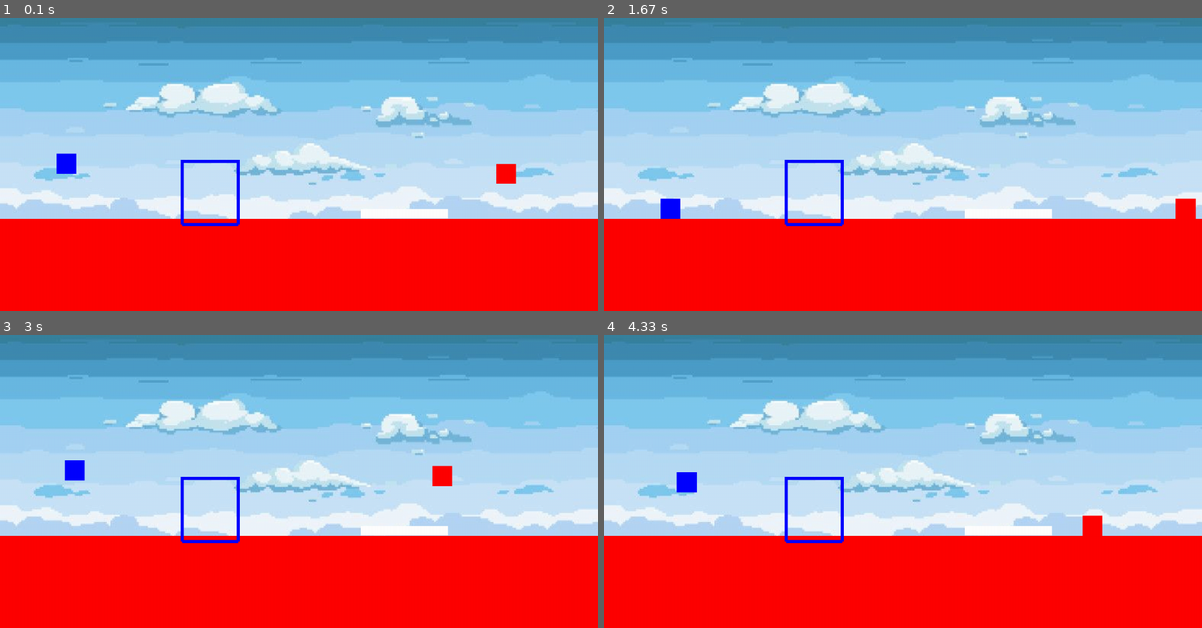
Above: before the commit, frames 1-4 (two rows, left to right).
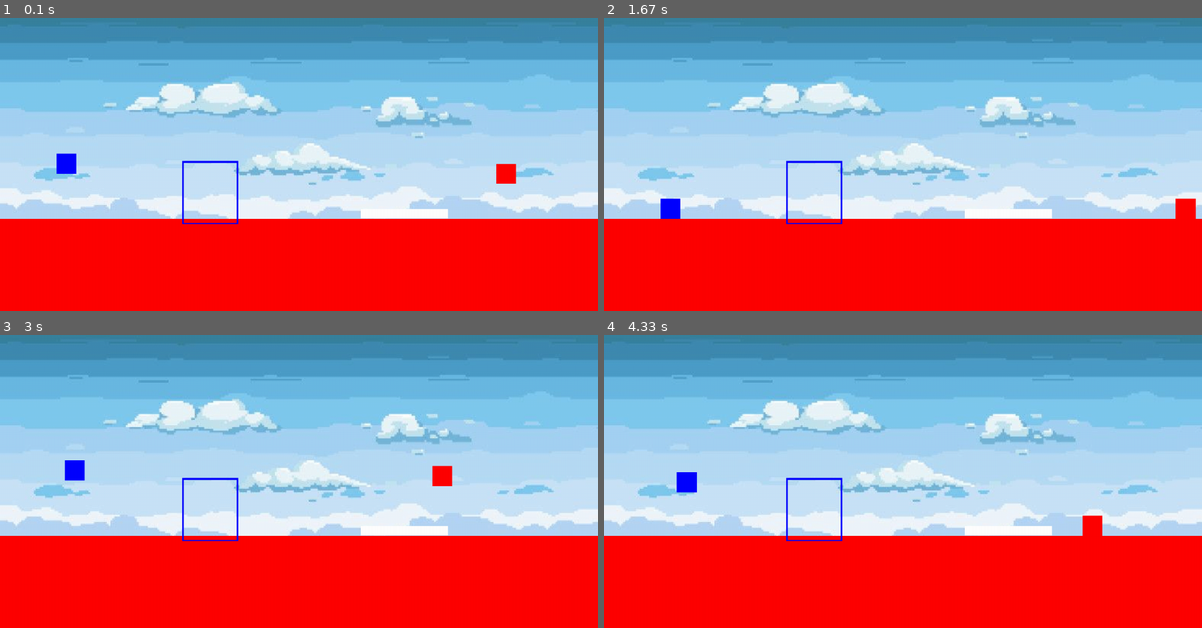
Above: after the commit, the same moments.

Repository: EvannBerthou/PygamePlatformer
Game: pygame game, started from main.py
Same seed, same stepped clock (60 frames per second), same inputs: the game is played once before the commit and once after it.
Inputs:
- Up to frame 1 (0.1 s): no input
- Up to frame 2 (1.67 s): hold Right 0.33-0.8 s; hold Up 0.83-1.13 s; tap Space at 0.9 s
- Up to frame 3 (3 s): hold Left 1.67-2.2 s; tap Space at 1.73, 2.03, 2.3, 2.6, 2.73 s; hold Left 2.23-2.63 s; tap D at 2.38 s; hold Up from 2.67 s (still down)
- Up to frame 4 (4.33 s): release Up at 3.03 s; hold Right 3.07-3.7 s; tap Space at 3.13, 3.43, 3.8, 4.1, 4.3 s; hold Left 3.73-4.2 s; tap D at 3.88 s; hold Right from 4.23 s (still down)

The runs differ from the first frame. In frame 1, 0.3% of the frame differs, in the area x 30-41%, y 48-72%; in frame 2, 0.3%; in frame 3, 0.3%; in frame 4, 0.3%.

Commit message:
(#140) Converted object into sprite and optimized background blitting

Diff:
--- a/Door.py
+++ b/Door.py
@@ -1,34 +1,35 @@
 import pygame
+from pygame.locals import SRCALPHA
 from Color import invert_color
 
-class Door:
+class Door(pygame.sprite.Sprite):
     def get_lines(self):
         return [
-                # TOP
-                ((self.rect[0],self.rect[1]), (self.rect[0]+self.rect[2],self.rect[1])),
-                # LEFT
-                ((self.rect[0],self.rect[1]-(self.border/2-1)), (self.rect[0],self.rect[1]+self.rect[3])),
-                # RIGHT
-                ((self.rect[0]+self.rect[2],self.rect[1]-(self.border/2-1)),
-                    (self.rect[0]+self.rect[2],self.rect[1]+self.rect[3])),
-                # BOTTOM
-                ((self.rect[0],self.rect[1]+self.rect[3]), (self.rect[0]+self.rect[2],self.rect[1]+self.rect[3]))
+                ((0, 0), (self.rect.w, 0)),
+                ((0, 0), (0, self.rect.h)),
+                ((0, self.rect.h), (self.rect.w, self.rect.h)),
+                ((self.rect.w, 0), (self.rect.w, self.rect.h))
         ]
+
     def __init__(self, x,y,w,h, color, player_id = 0):
-        print("id",player_id)
+        super().__init__()
         self.rect = pygame.Rect(x,y,w,h)
         self.player_id = player_id
         self.color = (255,0,0) if self.player_id == 1 else (0,0,255)
         self.collide = False
         self.border = 10
         self.lines = self.get_lines()
+        self.image = pygame.Surface((w,h), SRCALPHA)
+        for l in self.lines:
+            pygame.draw.line(self.image, self.color, l[0], l[1], self.border)
+
+    def update(self):
+        return
 
     def draw(self, surface, camera = None):
         for l in self.lines:
             if camera:
                 camera.draw_line(surface, self.color, l[0], l[1], self.border)
-            else:
-                pygame.draw.line(surface, self.color, l[0], l[1], self.border)
 
     def outline(self, surface, camera):
         color = invert_color(self.color)
@@ -55,7 +56,9 @@
 
     def switch_status(self):
         self.player_id = (self.player_id + 1) % 2
-        self.color = (255,0,0) if self.player_id == 1 else (0,0,255)
+        color = (255,0,0) if self.player_id == 1 else (0,0,255)
+        for l in self.lines:
+            pygame.draw.line(self.image, color, l[0], l[1], self.border)
 
     def on_collision(self, collider):
         return
--- a/Plate.py
+++ b/Plate.py
@@ -1,20 +1,24 @@
 import pygame
 from Color import invert_color
 
-class Plate:
+class Plate(pygame.sprite.Sprite):
     def __init__(self, x,y,w,h, color = (255,0,0), linked_to_id = -1):
+        super().__init__()
         self.rect = pygame.Rect(x,y,w,30)
         self.color = color
         self.collide = False
         self.linked_to_id = linked_to_id
         self.linked_to = None
         self.players_on = []
+        self.image = pygame.Surface((w,h))
+        self.image.fill(self.color)
+
+    def update(self):
+        return
 
     def draw(self, surface, camera = None):
         if camera:
             camera.draw_rect(surface, self.color, self.rect)
-        else:
-            pygame.draw.rect(surface, self.color, self.rect)
 
     def outline(self, surface, camera):
         border = (self.rect[0] - 5,self.rect[1] - 5,self.rect[2] + 10,self.rect[3] + 10)
--- a/Wall.py
+++ b/Wall.py
@@ -1,17 +1,21 @@
 import pygame
 from Color import invert_color
 
-class Wall:
+class Wall(pygame.sprite.Sprite):
     def __init__(self, x,y,w,h, color = (255,0,0)):
+        super().__init__()
         self.rect = pygame.Rect(x,y,w,h)
         self.color = color
         self.collide = True
+        self.image = pygame.Surface((w,h))
+        self.image.fill(self.color)
+
+    def update(self):
+        return
 
     def draw(self, surface, camera = None):
         if camera:
             camera.draw_rect(surface, self.color, self.rect)
-        else:
-            pygame.draw.rect(surface, self.color, self.rect)
 
     def outline(self, surface, camera):
         border = (self.rect[0] - 5,self.rect[1] - 5,self.rect[2] + 10,self.rect[3] + 10)
--- a/main.py
+++ b/main.py
@@ -12,27 +12,33 @@
 
 DESING_W, DESING_H = 1920,1080
 
+class Background(pygame.sprite.Sprite):
+    def __init__(self):
+        super().__init__()
+        background_img = pygame.image.load('Resources/background.png').convert()
+        self.image = pygame.transform.scale(background_img,(DESING_W,DESING_H))
+        self.rect = self.image.get_rect()
+
+    def on_collision(self, collider):
+        return
+
+    def has_collision(self, player_id):
+        return False
+
 class Game:
     def __init__(self):
         self.w, self.h =  1152,648
         self.win = pygame.display.set_mode((self.w,self.h))
-        self.blitting_surface = pygame.Surface((DESING_W,DESING_H))
+        self.blitting_surface = pygame.Surface((DESING_W,DESING_H), HWSURFACE)
         self.running = True
-
-        background_img = pygame.image.load('Resources/background.png')
-        self.background = pygame.transform.scale(background_img, (DESING_W, DESING_H))
 
         self.player_1 = Player(K_q, K_d, K_SPACE, 0)
         self.player_2 = Player(K_LEFT, K_RIGHT, K_UP, 1)
 
         self.sol = Wall(0,DESING_H - 300,DESING_W,300)
 
-        self.colliders = [
-                Wall(-10,0,10,DESING_H), #MUR GAUCHE
-                Wall(DESING_W,0,20,DESING_H), #MUR DROIT
-                Door(100, DESING_H - 372,70,70, 0),
-                Door(600, DESING_H - 372,70,70, 1),
-                self.sol]
+        self.all_colliders = pygame.sprite.Group(
+                Background(), self.player_1, self.player_2)
 
         self.clock = pygame.time.Clock()
 
@@ -40,41 +46,36 @@
 
     def run(self):
         while self.running:
-            tick = self.clock.tick(60)
+            tick = self.clock.tick()
+            print(self.clock.get_fps())
 
             keyboard_input = pygame.key.get_pressed()
 
-            self.win.fill((0,0,0,))
             self.blitting_surface.fill((0,0,0))
-            self.blitting_surface.blit(self.background, (0,0))
 
             for event in pygame.event.get():
                 if event.type == QUIT:
                     self.running = False
 
+            self.all_colliders.update()
+
             #UPDATE
-            self.player_1.update(self.colliders + [self.player_2], keyboard_input, tick)
-            self.player_2.update(self.colliders + [self.player_1], keyboard_input, tick)
+            self.player_1.c_update(self.all_colliders.sprites(), keyboard_input, tick)
+            self.player_2.c_update(self.all_colliders.sprites(), keyboard_input, tick)
 
             #DRAW
-            self.player_1.draw(self)
-            self.player_2.draw(self)
-            for col in self.colliders:
-                col.draw(self.blitting_surface)
-
+            self.all_colliders.draw(self.blitting_surface)
             blit = pygame.transform.scale(self.blitting_surface, (self.w, self.h))
             self.win.blit(blit, blit.get_rect())
             pygame.display.update()
 
     def load_map(self, file_path = 'map'):
-        self.colliders.clear()
-        self.colliders = load_map(file_path)
-        temp_col = self.colliders.copy()
-        for col in self.colliders.copy():
+        colliders = load_map(file_path)
+        for col in colliders:
             if isinstance(col, Plate):
                 print("plate id",col.linked_to_id)
                 if col.linked_to_id != -1:
-                    linked_to = self.colliders[col.linked_to_id]
+                    linked_to = colliders[col.linked_to_id]
                     col.linked_to = linked_to
             if isinstance(col, SpawnPoint):
                 player = col.player_id
@@ -84,8 +85,8 @@
                     self.player_2.set_position(col.get_position())
                 else:
                     raise ValueError("Spawn point's Player_id is not valid")
-                temp_col.remove(col)
-        self.colliders = temp_col
+            else:
+                self.all_colliders.add(col)
 
 game = Game()
 game.run()
--- a/player.py
+++ b/player.py
@@ -3,8 +3,9 @@
 
 PLAYER_SIZE = 64
 
-class Player:
+class Player(pygame.sprite.Sprite):
     def __init__(self, left_key, right_key, jump_key, player_id):
+        super().__init__()
         self.rect = pygame.Rect(400,375, PLAYER_SIZE, PLAYER_SIZE)
         self.grounded = True
         self.mvt = [0,0]
@@ -17,18 +18,20 @@
         self.jump_key  = jump_key
 
         self.player_id = player_id
-        self.color = (255,0,0) if self.player_id == 1 else (0,0,255)
+        self.image = pygame.Surface((PLAYER_SIZE,PLAYER_SIZE))
+        color = (255,0,0) if self.player_id == 1 else (0,0,255)
+        self.image.fill(color)
 
         self.prev_colliders = []
-
-    def draw(self, game):
-        pygame.draw.rect(game.blitting_surface, self.color, self.rect)
 
     def move(self):
         self.rect.x += self.mvt[0]
         self.rect.y += self.mvt[1]
 
-    def update(self, colliders, keys, dt):
+    def update(self):
+        return
+
+    def c_update(self, colliders, keys, dt):
         self.move()
         self.mvt[0] = (keys[self.right_key] - keys[self.left_key]) * dt * self.speed
         collisions = self.rect.collidelistall(colliders)
@@ -40,9 +43,11 @@
                 colliders[col].on_collision_exit(self)
                 self.prev_colliders.remove(col)
 
-        if collisions:
+        if len(collisions) > 2:
             for i in collisions:
                 col = colliders[i]
+                if col == self: #don't collide with itself
+                    continue
                 if not i in self.prev_colliders:
                     self.prev_colliders.append(i)
                 col.on_collision(self)
